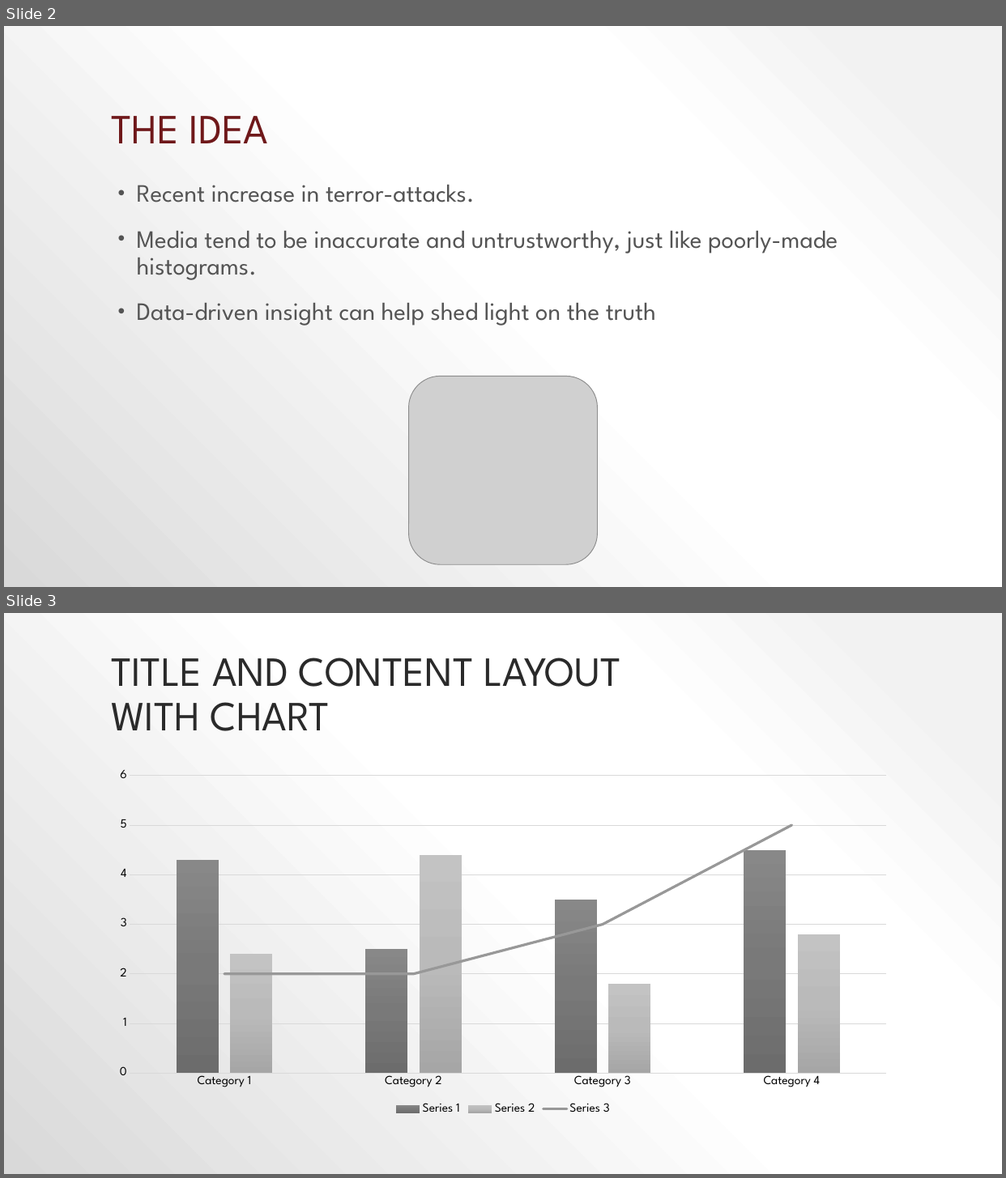
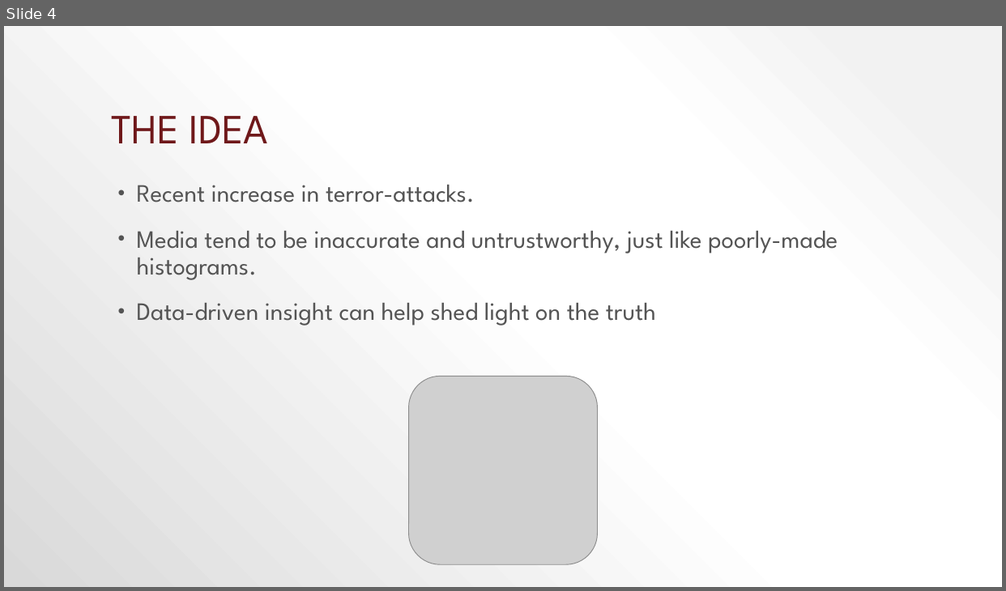
Before and after one commit to Senbyo/socialDataCourse, a slide deck: Final_Project/Terrorism in europe.pptx. Shown one above the other, each under a label of ours: slides 2 and 3 before the commit, slide 4 after it. The pictures are 1006x1178 and 1006x591 pixels, drawn with LibreOffice and Linux fonts; fonts in the diff are those of the drawing; grey boxes stand for pictures. Boxes give left, top, right and bottom in pixels: in the first picture for what was removed or moved away, otherwise in the second. Text is boxed around its words. In the diff, an @@ line names an element or a change of style, - is before the commit and + after.

```diff
--- a/Final_Project/Terrorism in europe.pptx
+++ b/Final_Project/Terrorism in europe.pptx
@@ slide 3 removed at (4,613,1002,1174), background gradient #F2F2F2 to #FFFFFF to #D9D9D9 @@
@@ title removed at (111,658,621,731) @@
-TITLE AND CONTENT LAYOUT
-WITH CHART
@@ column chart removed at (104,763,902,1118) @@
-categories: Category 1, Category 2, Category 3, Category 4
-Series 1: 4.3, 2.5, 3.5, 4.5
-Series 2: 2.4, 4.4, 1.8, 2.8
-Series 3: 2, 2, 3, 5
@@ what was slide 2 is now slide 4 @@
```
Also in this commit, not shown: 1 slide changed, 23 slides added, 8 other slides removed, 1 other file.
